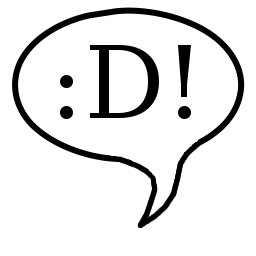
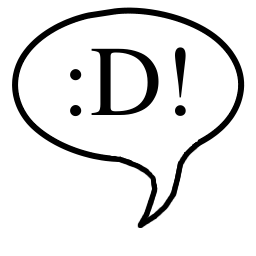
Before/after of a 256px x 256px layered artwork. What changed in the layer stack:
painted on ":D!" over [left=60, top=45, right=191, bottom=119]
